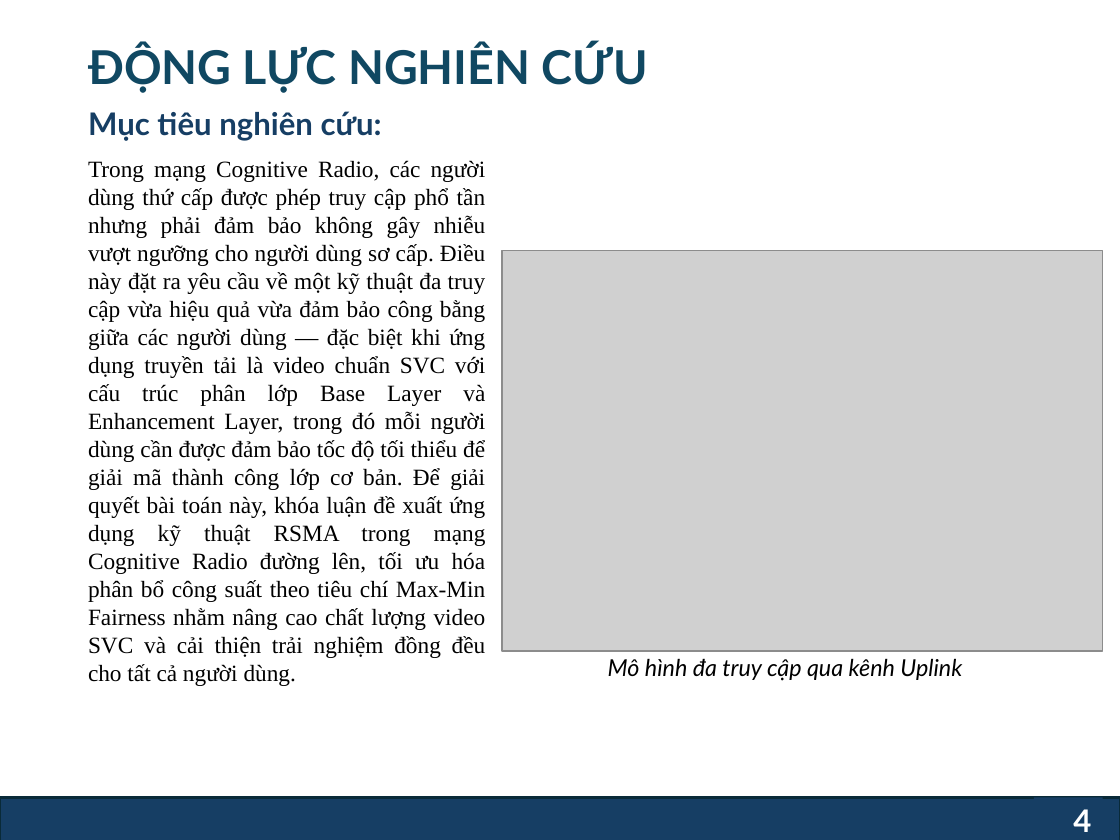
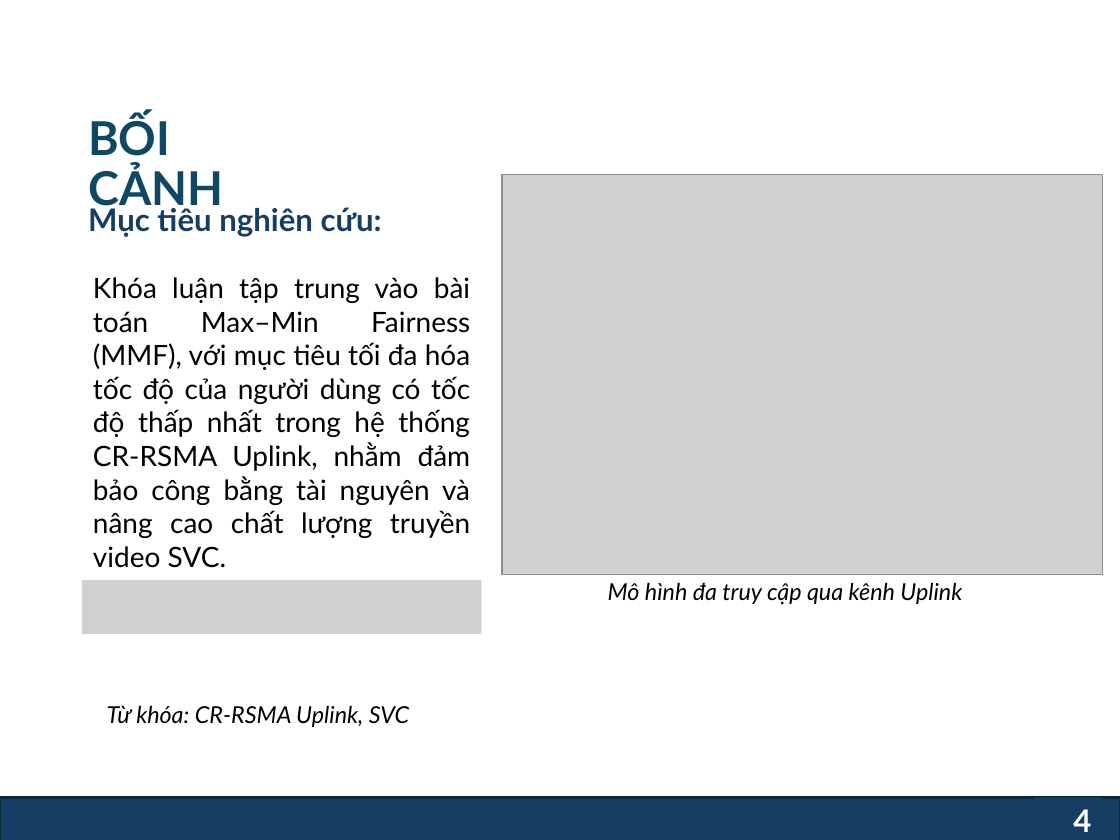
Before and after one commit to ngthvinh08/Graduation_Thesis_2026, a slide deck: slide 4 of final/Nguyễn Thành Vinh - KLTN.pptx. Drawn at 1120x840 pixels with LibreOffice and Linux fonts; fonts in the diff are those of the drawing; grey boxes stand for pictures; background and template pictures are left out. Boxes give left, top, right and bottom in pixels: in the first picture for what was removed or moved away, otherwise in the second. Text is boxed around its words. In the diff, an @@ line names an element or a change of style, - is before the commit and + after.

```diff
--- a/final/Nguyễn Thành Vinh - KLTN.pptx
+++ b/final/Nguyễn Thành Vinh - KLTN.pptx
@@ title removed at (88,44,648,93) @@
-ĐỘNG LỰC NGHIÊN CỨU
@@ title added at (88,114,223,215), 30 pt, text #104862, bold @@
+BỐI CẢNH
@@ picture: place and size @@
-picture at (502,251,1102,652)
+picture at (502,175,1102,576)
@@ text "Mục tiêu nghiên cứu:": place and size @@
-text "Mục tiêu nghiên cứu:" at (88,111,382,141)
+text "Mục tiêu nghiên cứu:" at (88,203,382,236)
@@ text at (93,277,471,538): text changed; size 15 to 18 pt; font Times New Roman to Lato @@
-Trong mạng Cognitive Radio, các người dùng thứ cấp được phép truy cập phổ tần nhưng phải đảm bảo không gây nhiễu vượt ngưỡng cho người dùng sơ cấp. Điều này đặt ra yêu cầu về một kỹ thuật đa truy cập vừa hiệu quả vừa đảm bảo công bằng giữa các người dùng — đặc biệt khi ứng dụng truyền tải là video chuẩn SVC với cấu trúc phân lớp Base Layer và Enhancement Layer, trong đó mỗi người dùng cần được đảm bảo tốc độ tối thiểu để giải mã thành công lớp cơ bản. Để giải quyết bài toán này, khóa luận đề xuất ứng dụng kỹ thuật RSMA trong mạng Cognitive Radio đường lên, tối ưu hóa phân bổ công suất theo tiêu chí Max-Min Fairness nhằm nâng cao chất lượng video SVC và cải thiện trải nghiệm đồng đều cho tất cả người dùng.
+Khóa luận tập trung vào bài toán Max–Min Fairness (MMF), với mục tiêu tối đa hóa tốc độ của người dùng có tốc độ thấp nhất trong hệ thống CR-RSMA Uplink, nhằm đảm bảo công bằng tài nguyên và nâng cao chất lượng truyền video SVC.
@@ picture added at (82,580,482,634) @@
@@ text "Mô hình đa truy cập ...": place and size @@
-text "Mô hình đa truy cập ..." at (608,658,962,681)
+text "Mô hình đa truy cập ..." at (608,582,962,605)
@@ text added at (107,705,409,727), 15 pt, text #000000, italic @@
+Từ khóa: CR-RSMA Uplink, SVC
```
Also in this commit, not shown: 14 other slides changed, 3 slides added, 2 slides removed, 9 other files.
